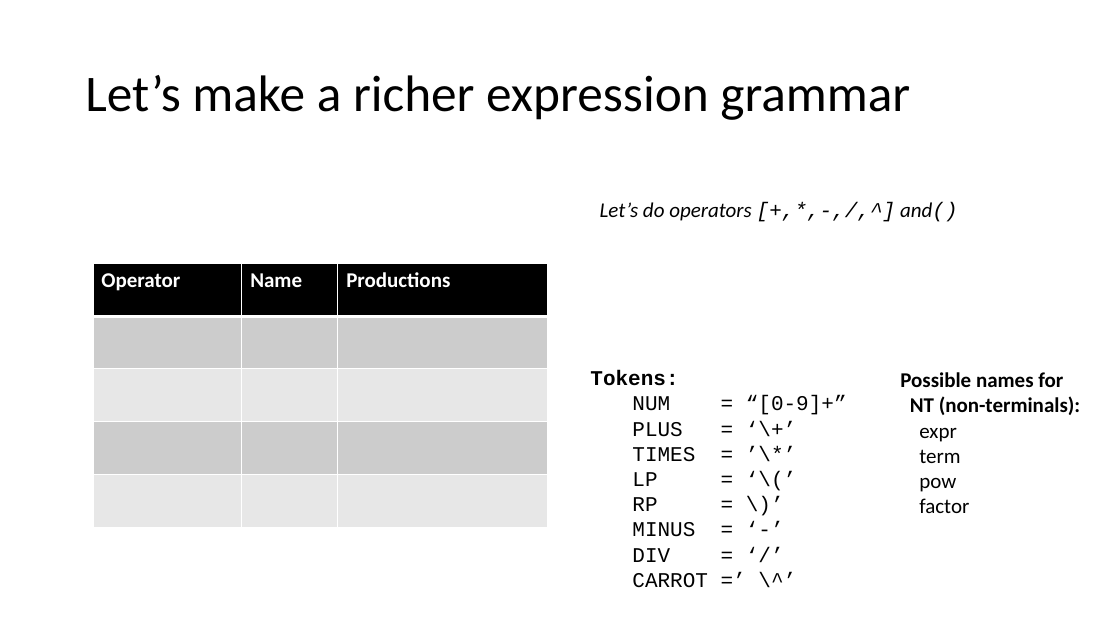
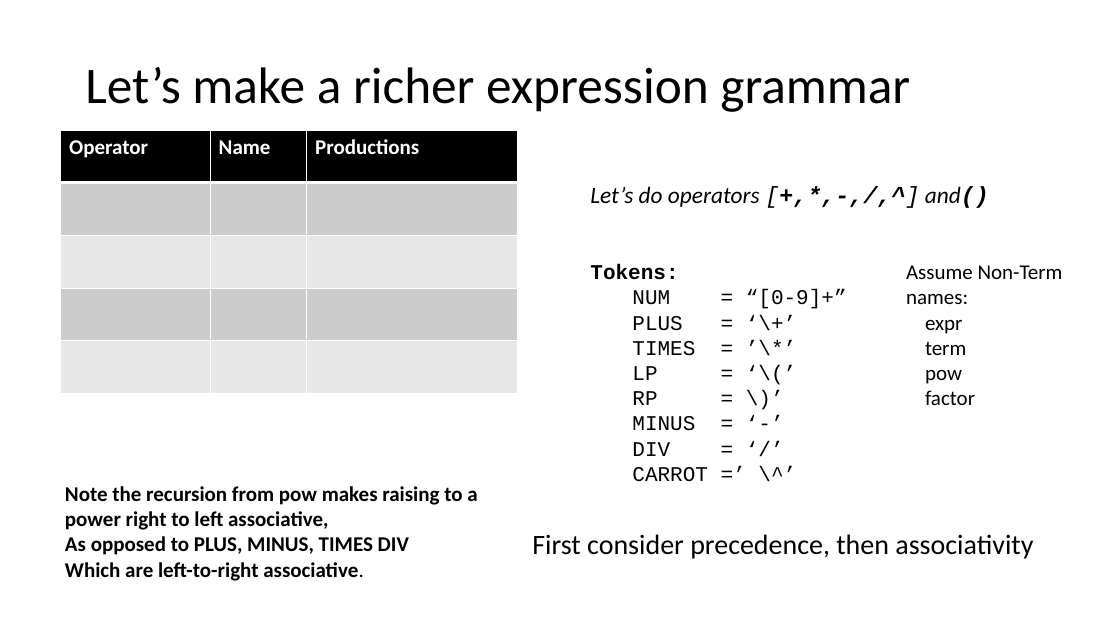
Before and after one commit to siero/CSE110A-W26, a slide deck: slide 72 of PDFS/C110-08-PREC-ASSOC.pptx. Drawn at 1120x630 pixels with LibreOffice and Linux fonts; fonts in the diff are those of the drawing. Boxes give left, top, right and bottom in pixels: in the first picture for what was removed or moved away, otherwise in the second. Text is boxed around its words. In the diff, an @@ line names an element or a change of style, - is before the commit and + after.

Commit message:
Minor modifications to C110-08-PREC-ASSOC

```diff
--- a/PDFS/C110-08-PREC-ASSOC.pptx
+++ b/PDFS/C110-08-PREC-ASSOC.pptx
@@ title "Let’s make a richer expression ...": place and size @@
-title "Let’s make a richer expression ..." at [85, 75, 910, 120]
+title "Let’s make a richer expression ..." at [85, 67, 910, 112]
@@ table: place and size @@
-table at [93, 264, 547, 528]
+table at [60, 130, 517, 394]
@@ text "Let’s do operators [+,*,-,/,^] and()": place and size @@
-text "Let’s do operators [+,*,-,/,^] and()" at [600, 201, 958, 222]
+text "Let’s do operators [+,*,-,/,^] and()" at [590, 186, 989, 208]
@@ text "Let’s do operators [+,*,-,/,^] and()" at [590, 186, 989, 208]: size 18 to 20 pt; bold on in "[+,*,-,/,^] and()" @@
@@ text "Tokens:": place and size @@
-text "Tokens:" at [590, 370, 847, 588]
+text "Tokens:" at [590, 264, 847, 482]
@@ text "Assume Non-Term names:": place and size @@
-text "Assume Non-Term names:" at [900, 372, 1080, 513]
+text "Assume Non-Term names:" at [906, 265, 1063, 405]
@@ text at [906, 265, 1063, 304]: text changed; bold off @@
-Possible names for
-NT (non-terminals):
+Assume Non-Term names:
@@ text added at [65, 486, 477, 581], 18 pt, text #000000, bold @@
+Note the recursion from pow makes raising to a
+power right to left associative,
+As opposed to PLUS, MINUS, TIMES DIV
+Which are left-to-right associative.
@@ text added at [532, 534, 1033, 559], 24 pt, text #000000 @@
+First consider precedence, then associativity
```
Also in this commit, not shown: 8 other slides changed, 1 other file.
